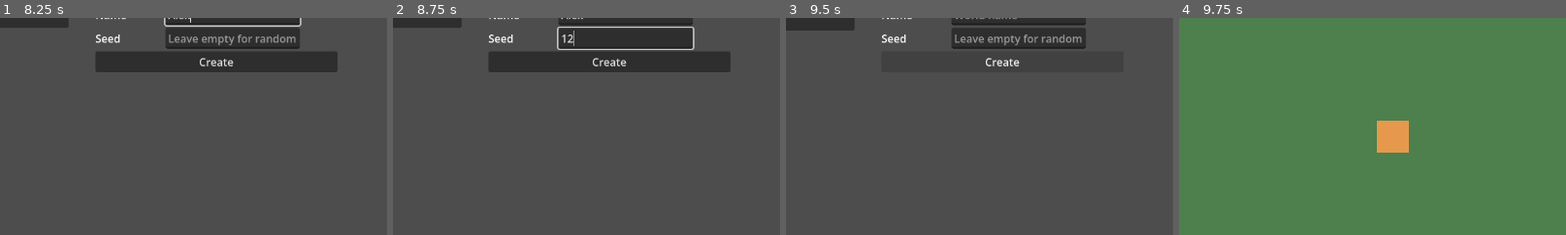
Above: before the commit, frames 1-4 (left to right).
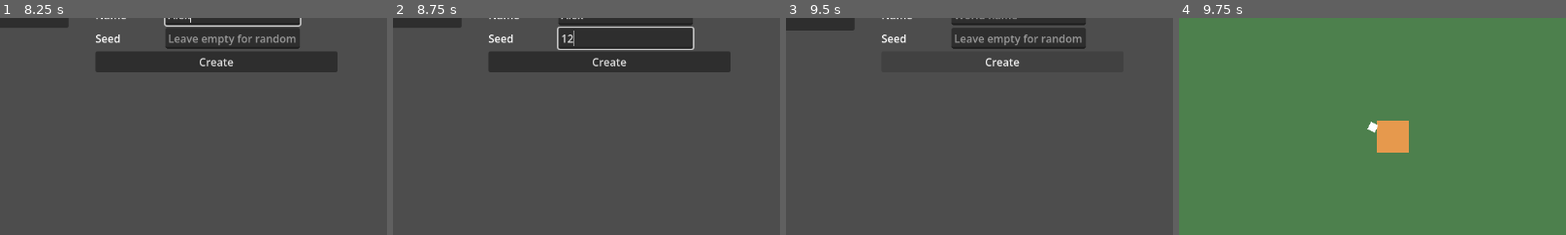
Above: after the commit, the same moments.

Repository: kimtuna/naru
Game: Godot game, scene res://ui/menu/main_menu.tscn
Two runs of this game, one before a commit and one after it. Both use one fixed random seed, a clock stepped at 60 frames per second and the inputs below.
Inputs (mouse positions are % of the whole screen's width and height, from its top left):
- Up to frame 1 (8.25 s): click "Start" at 0.5 s; click "New Character" at 1.25 s; click (25, 18) at 2.02 s; type "Alex" at 2.1 s; click "Next" at 2.75 s; click "Next" at 3.5 s; click "Prev" at 4.25 s; click "Create" at 5 s; click "New Character" at 5.75 s; click "Cancel" at 6.5 s; click "Alex" at 7.25 s; click (52, 22) at 8.02 s; type "Alex" at 8.1 s
- Up to frame 2 (8.75 s): click (52, 27) at 8.25 s; type "12" at 8.33 s
- Up to frame 3 (9.5 s): click "Create" at 8.75 s
- Up to frame 4 (9.75 s): click "Alex" at 9.5 s
The pictures show only the part of the screen within x 22-72%, y 23-73%; the shares and areas given below are measured in that part.

Frames 1-3 are identical in both runs. In frame 4, less than 0.1% of the frame differs, in the area x 48-52%, y 47-54%.

Commit message:
G-003.3 마우스 조준
G-003.3 마우스 조준 — 캐릭터가 Pointer 쪽을 바라보고 이동 방향과 따로 논다 (뒷걸음질 · 게걸음)

Diff:
--- a/game/player/player.gd
+++ b/game/player/player.gd
@@ -2,9 +2,13 @@
 extends CharacterBody2D
 ## 플레이어 캐릭터 — WASD 8방향 이동. 카메라(자식 Camera2D)가 따라간다.
 ## 대각선은 정규화해 어느 방향이든 속력이 같다 (spec/02_player/movement-controls.md).
+## 바라보는 방향은 Pointer(마우스) 쪽이고 이동 방향과 상관없다 — 뒷걸음질 · 게걸음이 된다.
 
 ## 비워 두면 movement_tuning.tres 를 쓴다.
 @export var tuning: MovementTuning
+
+## 바라보는 방향 (길이 1). 커서가 캐릭터 한가운데에 있으면 앞서 보던 방향을 그대로 둔다.
+var facing := Vector2.RIGHT
 
 
 func _ready() -> void:
@@ -13,9 +17,18 @@
 
 
 func _physics_process(_delta: float) -> void:
+	update_facing()
 	velocity = InputActions.move_vector() * tuning.move_speed
 	move_and_slide()
 
 
+## 커서 쪽으로 바라보는 방향을 맞추고 조준 표시를 돌린다. 이번 걸음에서 움직이기 전 위치 기준이다.
+func update_facing() -> void:
+	var to_pointer := Pointer.global_position(self) - global_position
+	if not to_pointer.is_zero_approx():
+		facing = to_pointer.normalized()
+	%Aim.rotation = facing.angle()
+
+
 func camera() -> Camera2D:
 	return %Camera
--- a/game/player/player.tscn
+++ b/game/player/player.tscn
@@ -20,6 +20,17 @@
 mouse_filter = 2
 color = Color(0.9, 0.6, 0.3, 1)
 
+[node name="Aim" type="Node2D" parent="."]
+unique_name_in_owner = true
+
+[node name="Marker" type="ColorRect" parent="Aim"]
+offset_left = 9.0
+offset_top = -2.0
+offset_right = 13.0
+offset_bottom = 2.0
+mouse_filter = 2
+color = Color(1, 1, 1, 1)
+
 [node name="Camera" type="Camera2D" parent="."]
 unique_name_in_owner = true
 zoom = Vector2(3, 3)
--- /dev/null
+++ b/game/tests/player/test_player_aim.gd
@@ -0,0 +1,122 @@
+extends GutTest
+## G-003 3단계 — 바라보는 방향은 Pointer 쪽이고 이동 방향과 상관없다.
+
+const PLAYER_SCENE := "res://player/player.tscn"
+const KEYS := {
+	InputActions.MOVE_UP: KEY_W,
+	InputActions.MOVE_DOWN: KEY_S,
+	InputActions.MOVE_LEFT: KEY_A,
+	InputActions.MOVE_RIGHT: KEY_D,
+}
+
+var _saved_reader: Callable
+var _real_calls := 0
+
+
+func before_each() -> void:
+	_saved_reader = Pointer.real_reader
+	_real_calls = 0
+	Pointer.real_reader = _spy_reader
+	Pointer.clear_simulation()
+
+
+func after_each() -> void:
+	for a in KEYS:
+		_key(a, false)
+		Input.action_release(a)
+	Pointer.real_reader = _saved_reader
+	Pointer.clear_simulation()
+
+
+func _spy_reader(_it: CanvasItem) -> Vector2:
+	_real_calls += 1
+	return Vector2(-9999, -9999)
+
+
+func _key(action: StringName, pressed: bool) -> void:
+	var ev := InputEventKey.new()
+	ev.physical_keycode = KEYS[action]
+	ev.pressed = pressed
+	Input.parse_input_event(ev)
+	Input.flush_buffered_events()
+
+
+func _player() -> Player:
+	var p: Player = (load(PLAYER_SCENE) as PackedScene).instantiate()
+	add_child_autofree(p)
+	return p
+
+
+## 한 물리 걸음 — physics_frame 신호는 노드 처리 직전에 나오므로, 그 직후 커서를 캐릭터 기준 offset 에 두면
+## 이번 걸음에서 캐릭터가 읽는 커서는 정확히 그 자리다. 걸음이 끝날 때까지 기다린다.
+func _aim_and_step(p: Player, offset: Vector2) -> void:
+	await get_tree().physics_frame
+	Pointer.simulate(p.global_position + offset)
+	await get_tree().process_frame
+
+
+func _assert_dir(got: Vector2, want: Vector2, msg: String) -> void:
+	assert_almost_eq(got.length(), 1.0, 0.0001, msg + " (facing must be a unit vector)")
+	assert_almost_eq(got.dot(want.normalized()), 1.0, 0.0001, "%s: got %s want %s" % [msg, got, want])
+
+
+# --- 왼쪽으로 가면서 오른쪽을 본다 ---
+
+func test_moving_left_while_facing_right_pointer() -> void:
+	var p := _player()
+	p.facing = Vector2.LEFT  # 시작 값에 기대지 않게 반대로 둔다
+	_key(InputActions.MOVE_LEFT, true)
+	var xs: Array[float] = []
+	for i in 10:
+		xs.append(p.global_position.x)
+		await _aim_and_step(p, Vector2(50, 0))
+		_assert_dir(p.facing, Vector2.RIGHT, "frame %d while walking left" % i)
+		assert_almost_eq(p.get_node("%Aim").rotation, 0.0, 0.0001, "aim marker must point right")
+	assert_lt(p.global_position.x, xs[0] - 1.0, "player must actually be walking left")
+	assert_lt(p.velocity.x, 0.0, "velocity must point left")
+	assert_eq(_real_calls, 0, "player must read the cursor through Pointer only")
+
+
+func test_facing_ignores_every_move_direction() -> void:
+	var p := _player()
+	var target := Vector2(0, -70)  # 위쪽을 겨눈다
+	for dir in [[InputActions.MOVE_DOWN], [InputActions.MOVE_RIGHT], [InputActions.MOVE_DOWN, InputActions.MOVE_LEFT]]:
+		for a in dir:
+			_key(a, true)
+		for i in 3:
+			await _aim_and_step(p, target)
+		assert_ne(p.velocity, Vector2.ZERO, "player must be moving for %s" % [dir])
+		assert_true(p.velocity.dot(target) <= 0.0, "moving %s is not toward the pointer" % [dir])
+		_assert_dir(p.facing, Vector2.UP, "moving %s" % [dir])
+		for a in dir:
+			_key(a, false)
+
+
+# --- 바라보는 방향은 Pointer 를 따라간다 ---
+
+func test_facing_follows_pointer_in_any_direction() -> void:
+	var p := _player()
+	for want in [Vector2(1, 0), Vector2(-1, 0), Vector2(0, 1), Vector2(0, -1), Vector2(3, -4), Vector2(-2, 5)]:
+		Pointer.simulate(p.global_position + want * 30.0)
+		await wait_physics_frames(1)
+		_assert_dir(p.facing, want, "pointer at %s" % [want])
+		assert_almost_eq(p.get_node("%Aim").rotation, want.angle(), 0.0001)
+
+
+func test_pointer_is_relative_to_player_world_position() -> void:
+	var p := _player()
+	p.global_position = Vector2(500, 500)
+	# 월드 원점 기준으로는 오른쪽 아래지만, 캐릭터 기준으로는 왼쪽 위다.
+	Pointer.simulate(Vector2(400, 400))
+	await wait_physics_frames(1)
+	_assert_dir(p.facing, Vector2(-1, -1), "pointer up-left of player")
+
+
+func test_pointer_on_player_keeps_last_facing() -> void:
+	var p := _player()
+	Pointer.simulate(p.global_position + Vector2(0, 40))
+	await wait_physics_frames(1)
+	_assert_dir(p.facing, Vector2.DOWN, "setup")
+	Pointer.simulate(p.global_position)
+	await wait_physics_frames(1)
+	_assert_dir(p.facing, Vector2.DOWN, "pointer exactly on player")
Not shown, added: game/tests/player/test_player_aim.gd.uid
